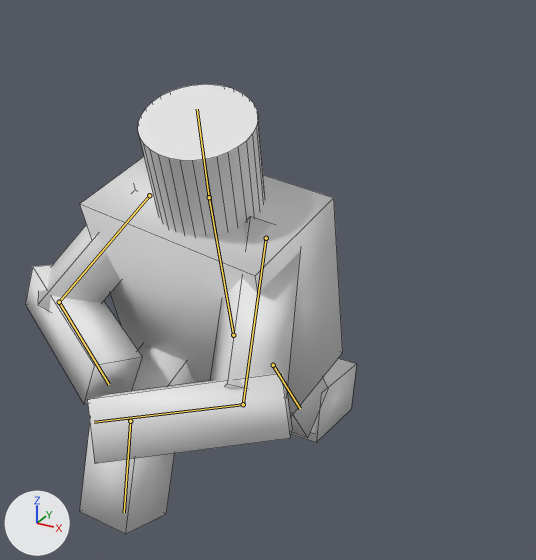
A saved change to the Blender file Animation/animated/throw_variations/SK_person_throwing-1.blend.
The view is the same before and after, from a camera (50 mm lens) standing at (6.75, -12.04, 11.17) and looking at (0.29, -0.29, 5.3). Lighting does not change. The marker at lower left points along +X, +Y and +Z. Both versions are drawn at frame 82 of the action 'Armature.002Action'; the numbers are the values there. The bones that change are drawn over the model as lines. Mesh edges are drawn as thin lines.
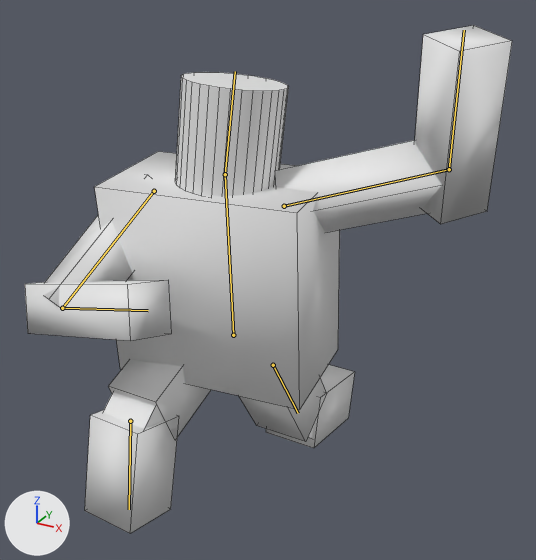
The edits, one by one:
Bone 'Body' (bone_body) turns from (19, -7, -6) to (4, 6, 1) degrees about its own x, y and z.
Bone 'Head' (bone_head) turns from (5, 1, -7) to (-7, -2, -5) degrees about its own x, y and z.
Bone 'arm-left-1' (bone_arm_left_1) turns from (124, -46, -74) to (124, -45, -71) degrees about its own x, y and z.
Bone 'arm-left-2' (bone_arm_left_2) turns from (46, -41, -128) to (25, -33, -126) degrees about its own x, y and z.
Bone 'arm-right-1' (bone_arm_right_1) turns from (55, 2, -39) to (15, -135, 7) degrees about its own x, y and z.
Bone 'arm-right-2' (bone_arm_right_2) turns from (65, -24, -109) to (61, -54, -127) degrees about its own x, y and z.
Bone 'leg-left-2' (bone_leg_left_2) turns from (50, -2, 8) to (54, -3, 9) degrees about its own x, y and z.
Bone 'leg-right-1' (bone_leg_right_1) turns from (35, -1, 7) to (32, -1, 7) degrees about its own x, y and z.

Pixel boxes [x1, y1, x2, y2] of what changed, in the pictures (536 x 560 px):
'Cube.003', posed
    before: [80, 157, 343, 416]
    after: [95, 151, 340, 410]
'Cube.005', posed (52% narrower, 117% taller)
    before: [88, 372, 292, 463]
    after: [415, 25, 512, 224]
'Cylinder', posed (10% narrower, 18% shorter)
    before: [138, 84, 265, 236]
    after: [175, 72, 289, 197]
'Cube.006', posed (85% wider, 48% shorter)
    before: [210, 216, 300, 397]
    after: [275, 140, 442, 233]
'Cube.009', posed (25% wider, 56% shorter)
    before: [25, 265, 142, 404]
    after: [25, 280, 171, 341]
'Cube.013', posed
    before: [80, 425, 174, 534]
    after: [85, 410, 179, 533]
'Cube.007', posed (7% wider, 6% taller)
    before: [38, 187, 137, 311]
    after: [44, 174, 150, 306]
'Cube.002', posed
    before: [291, 359, 357, 443]
    after: [266, 365, 355, 448]
'Cube.001', posed
    before: [291, 378, 328, 438]
    after: [239, 378, 327, 442]
bone 'Body', root to tip
    before: (233, 335) to (209, 197)
    after: (233, 335) to (225, 174)
bone 'Head', root to tip
    before: (209, 197) to (197, 109)
    after: (225, 174) to (235, 71)
bone 'arm-left-1', root to tip
    before: (149, 195) to (59, 302)
    after: (154, 191) to (62, 308)
bone 'arm-left-2', root to tip
    before: (59, 302) to (109, 384)
    after: (62, 308) to (148, 310)
bone 'arm-right-1', root to tip
    before: (266, 238) to (243, 404)
    after: (284, 206) to (449, 169)
bone 'arm-right-2', root to tip
    before: (243, 404) to (94, 422)
    after: (449, 169) to (464, 30)
bone 'leg-left-2', root to tip
    before: (130, 421) to (124, 512)
    after: (130, 421) to (129, 509)
bone 'leg-right-1', root to tip
    before: (273, 365) to (300, 408)
    after: (273, 365) to (298, 413)
